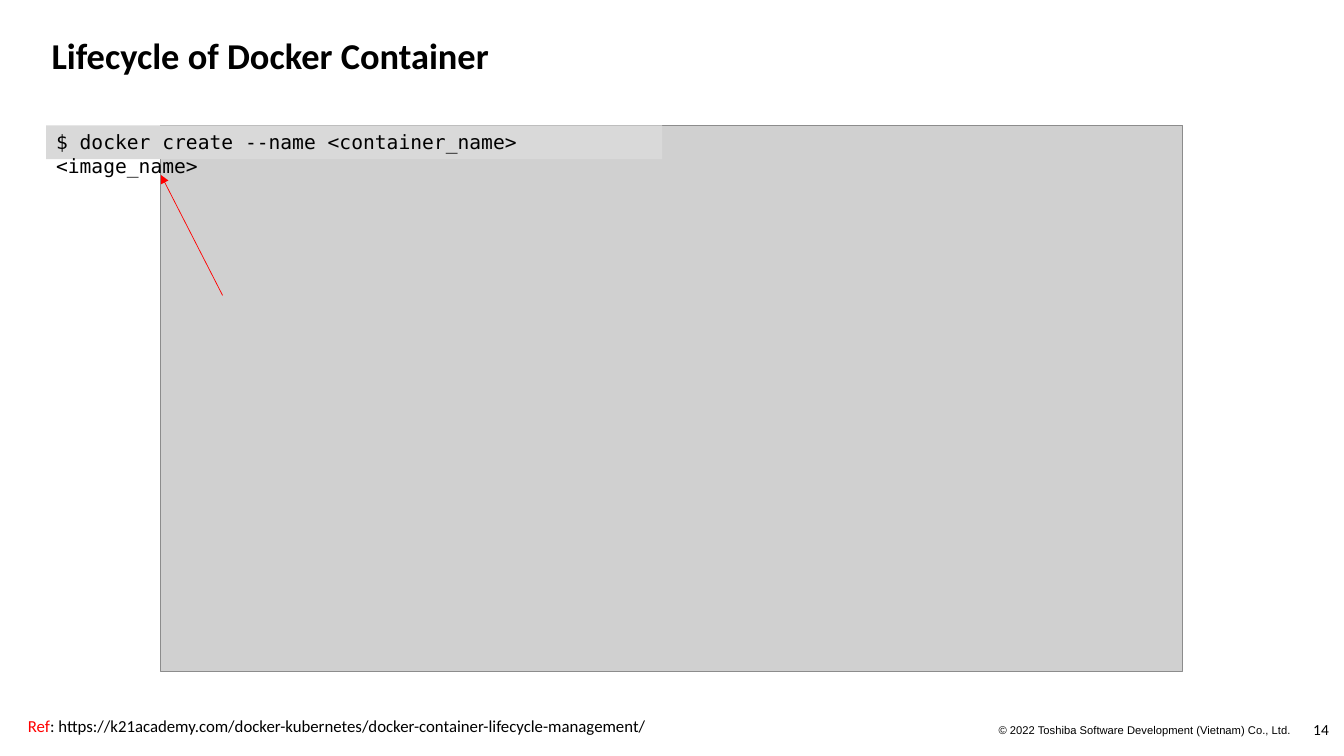
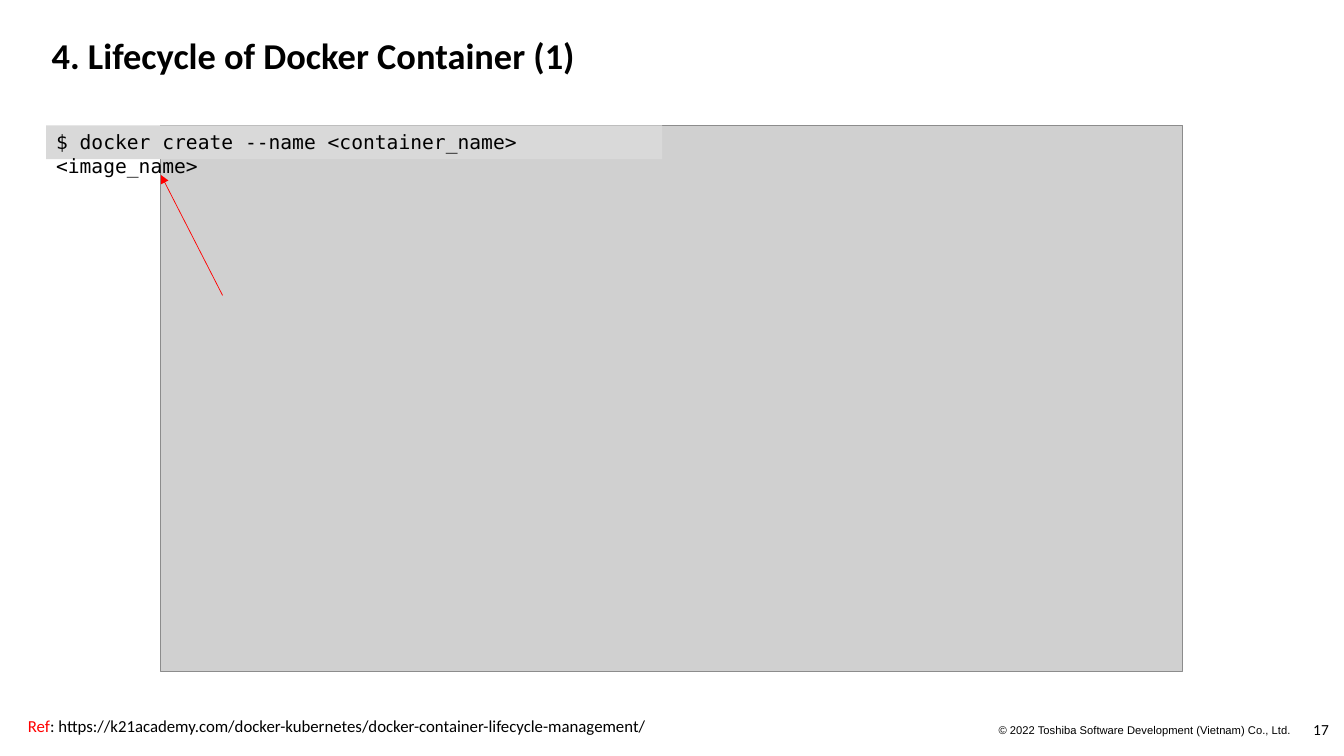
Before and after one commit to Doan-Nguyen/Programming, a slide deck: slide 17 of Docker_Kubeneste.pptx (slide 14 before the commit). Drawn at 1344x756 pixels with LibreOffice and Linux fonts; fonts in the diff are those of the drawing; grey boxes stand for pictures; background and template pictures are left out. Boxes give left, top, right and bottom in pixels: in the first picture for what was removed or moved away, otherwise in the second. Text is boxed around its words. In the diff, an @@ line names an element or a change of style, - is before the commit and + after.

```diff
--- a/Docker_Kubeneste.pptx
+++ b/Docker_Kubeneste.pptx
@@ title at <box>52,42,574,75</box>: text changed @@
-Lifecycle of Docker Container
+4. Lifecycle of Docker Container (1)
@@ page number at <box>1313,725,1329,735</box>: text changed @@
-14
+17
```
Also in this commit, not shown: 19 other slides changed, 19 slides added, 4 slides removed.
